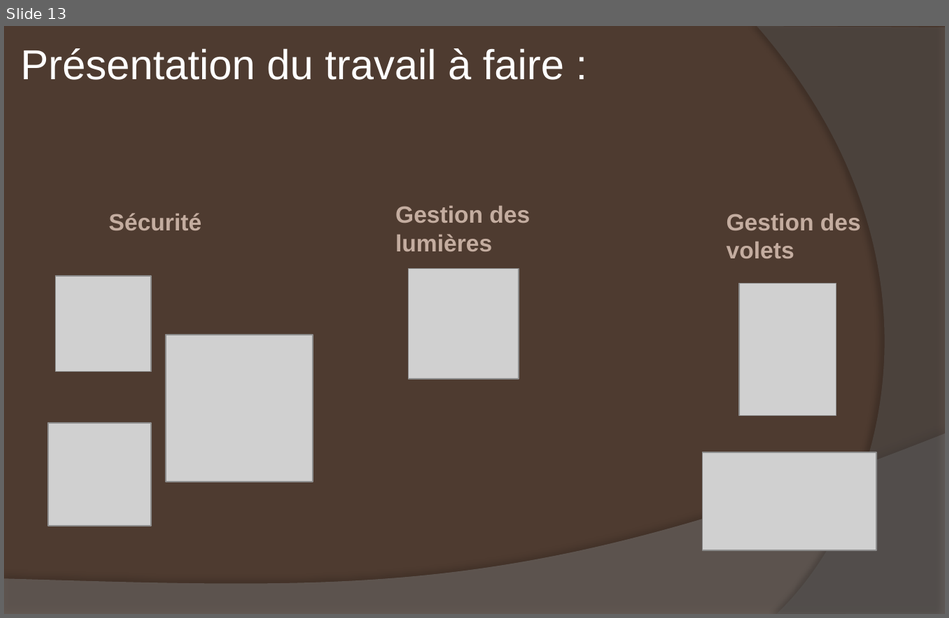
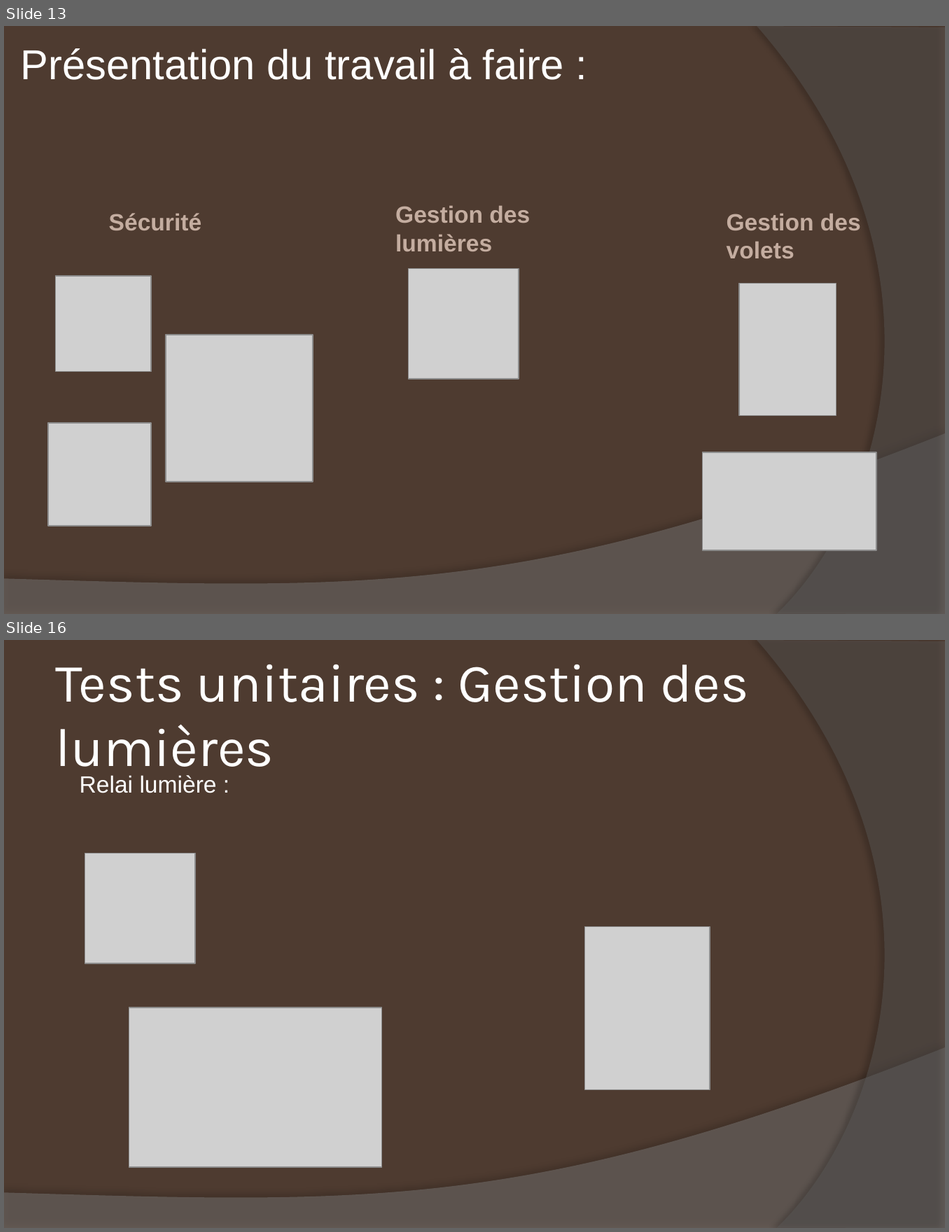
Before and after one commit to DrBalf/domotique_bts_sn_ec_projet, a slide deck: Rapport/Benjamin/RevueDeProjet.pptx. Shown one above the other, each under a label of ours: slide 13 before the commit, slides 13 and 16 after it; the slides between them are not shown. The pictures are 949x618 and 949x1232 pixels, drawn with LibreOffice and Linux fonts; fonts in the diff are those of the drawing; grey boxes stand for pictures. Boxes give left, top, right and bottom in pixels: in the first picture for what was removed or moved away, otherwise in the second. Text is boxed around its words. In the diff, an @@ line names an element or a change of style, - is before the commit and + after.

```diff
--- a/Rapport/Benjamin/RevueDeProjet.pptx
+++ b/Rapport/Benjamin/RevueDeProjet.pptx
@@ slide 16 added at [4, 640, 945, 1228], background #4E3B30; not listed: 2 template elements that a slide beside it also shows @@
@@ title added at [56, 664, 749, 779], 41.4 pt, text #FFFFFF @@
+Tests unitaires : Gestion des lumières
@@ text added at [80, 775, 217, 793], 18 pt, text #FFFFFF @@
+Relai lumière :
@@ picture added at [85, 854, 195, 963] @@
@@ picture added at [584, 927, 710, 1089] @@
@@ picture added at [129, 1008, 382, 1168] @@
```
Also in this commit, not shown: 2 slides changed, 1 other slide added, 12 other files.
